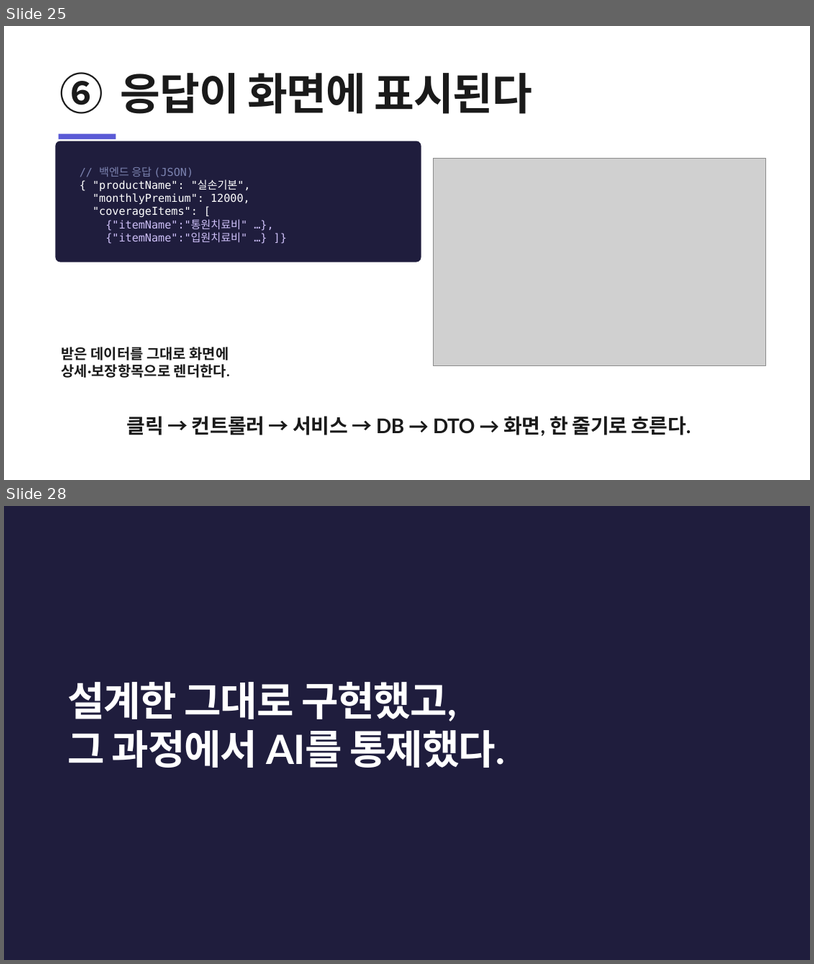
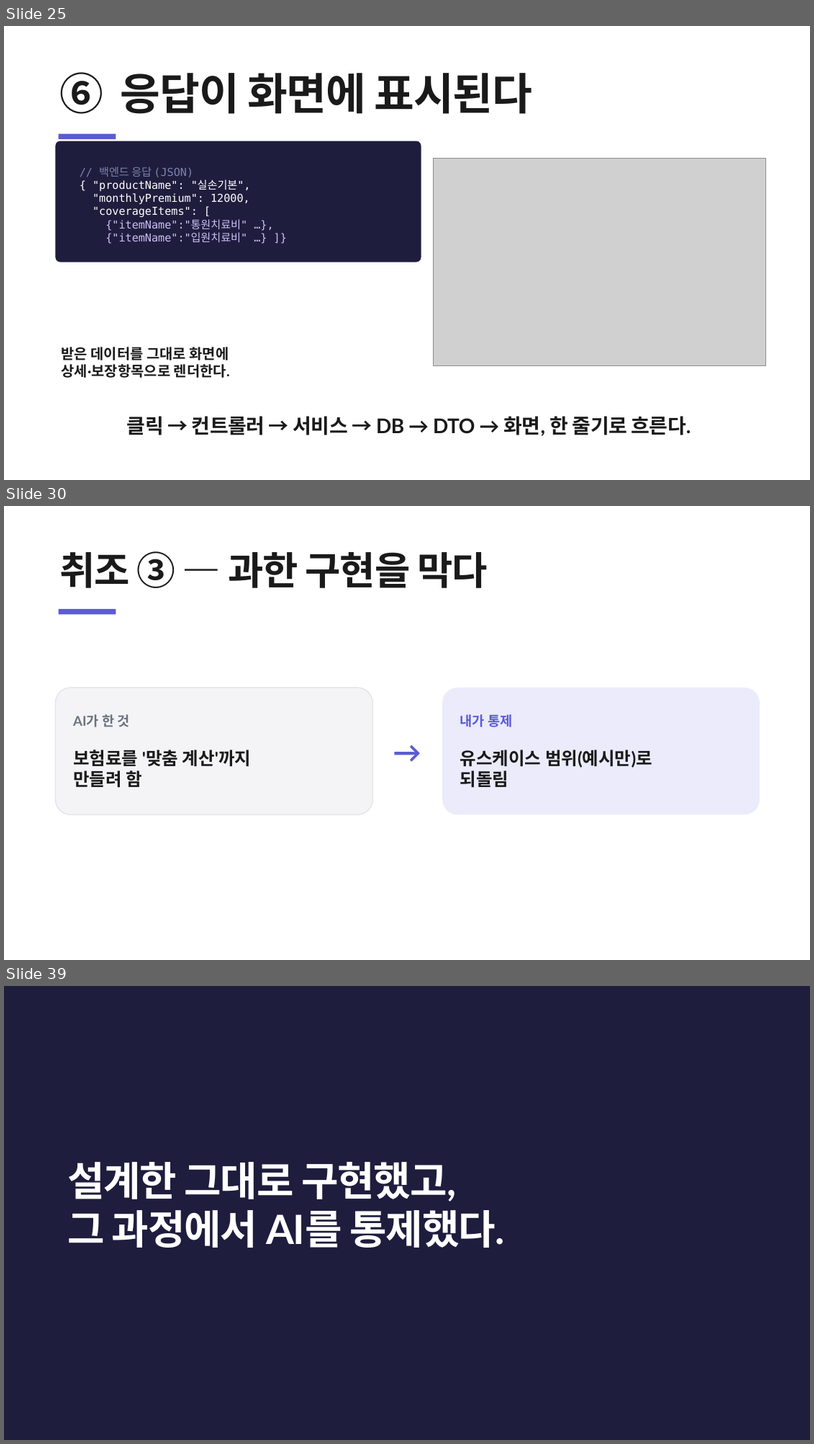
Before and after one commit to heyoonyoon/distributed-programming, a slide deck: docs/presentation/보험발표-figma.pptx. Shown one above the other, each under a label of ours: slides 25 and 28 before the commit, slides 25, 30 and 39 after it; the slides between them are not shown. The pictures are 814x964 and 814x1444 pixels, drawn with LibreOffice and Linux fonts; fonts in the diff are those of the drawing; grey boxes stand for pictures. Boxes give left, top, right and bottom in pixels: in the first picture for what was removed or moved away, otherwise in the second. Text is boxed around its words. In the diff, an @@ line names an element or a change of style, - is before the commit and + after.

```diff
--- a/docs/presentation/보험발표-figma.pptx
+++ b/docs/presentation/보험발표-figma.pptx
@@ slide 30 added at bbox=[4, 506, 810, 960], background #FFFFFF @@
@@ text added at bbox=[59, 551, 488, 588], 46 pt, text #1A1A1A, bold @@
+취조 ③ — 과한 구현을 막다
@@ rectangle added at bbox=[59, 609, 116, 614], fill #5B5BD6 @@
@@ rounded rectangle added at bbox=[55, 687, 373, 815], fill #F4F4F6, outline #E6E6E6 1.3 pt, 21 pt, text #1A1A1A, bold @@
+AI가 한 것
+보험료를 '맞춤 계산'까지
+만들려 함
@@ rounded rectangle added at bbox=[442, 687, 760, 815], fill #ECEBFB, 21 pt, text #1A1A1A, bold @@
+내가 통제
+유스케이스 범위(예시만)로
+되돌림
@@ text added at bbox=[383, 730, 432, 772], 34 pt, text #5B5BD6, bold @@
+→
@@ what was slide 28 is now slide 39 @@
```
Also in this commit, not shown: 12 other slides added, 2 slides removed, 1 other file.
